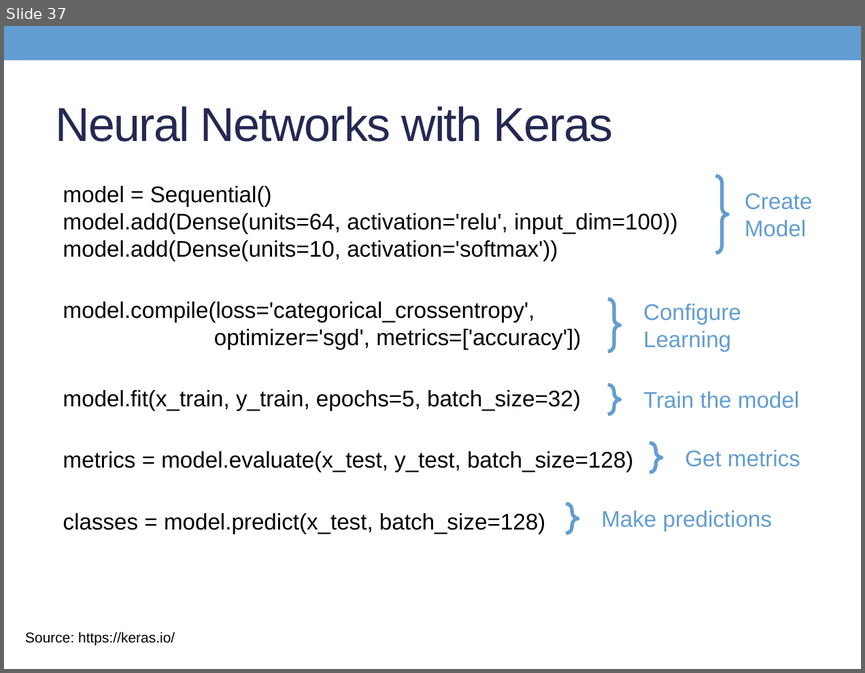
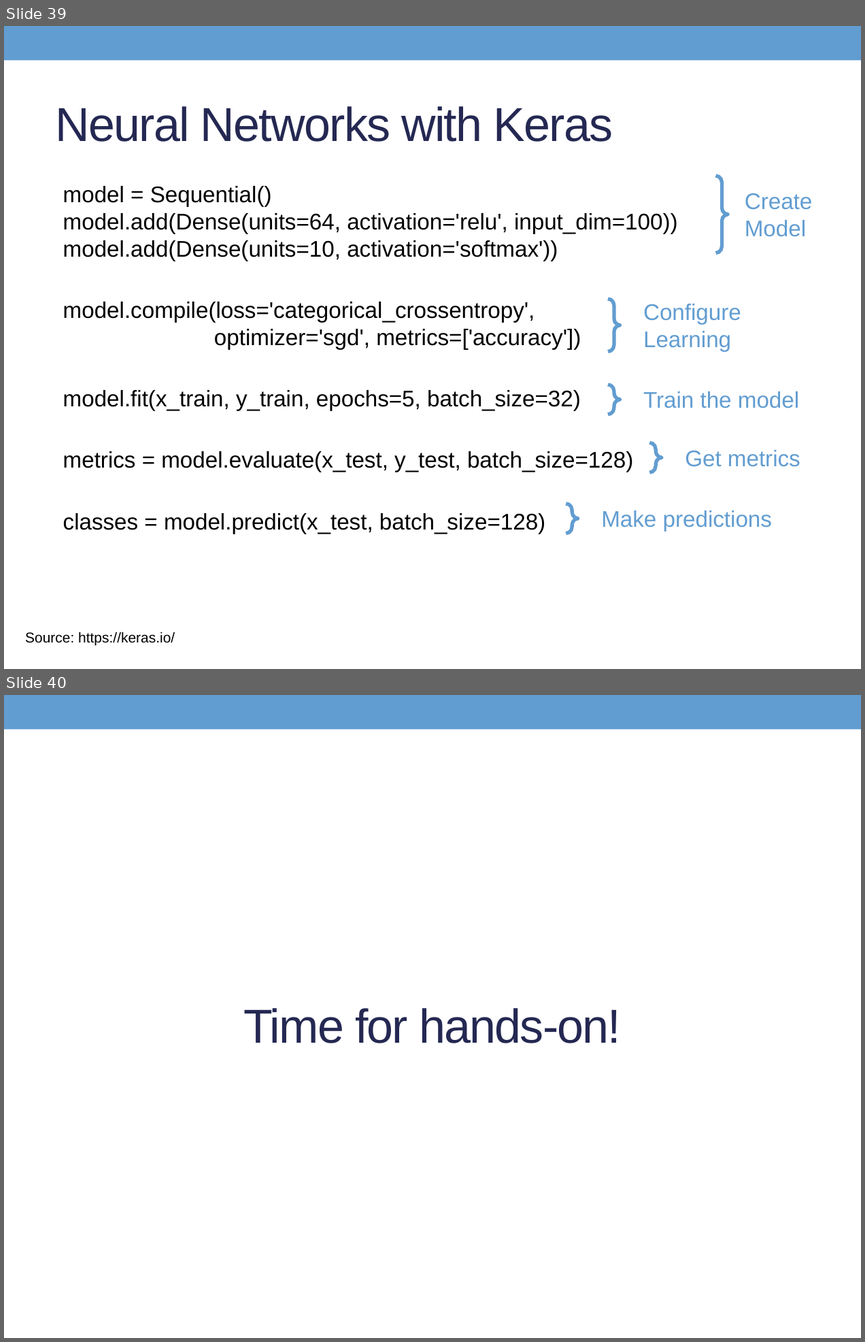
Before and after one commit to thdiaman/deep-learning, a slide deck: presentations/DeepLearningKeras.pptx. Shown one above the other, each under a label of ours: slide 37 before the commit, slides 39 and 40 after it. The pictures are 865x673 and 865x1342 pixels, drawn with LibreOffice and Linux fonts; fonts in the diff are those of the drawing. Boxes give left, top, right and bottom in pixels: in the first picture for what was removed or moved away, otherwise in the second. Text is boxed around its words. In the diff, an @@ line names an element or a change of style, - is before the commit and + after.

```diff
--- a/presentations/DeepLearningKeras.pptx
+++ b/presentations/DeepLearningKeras.pptx
@@ slide 40 added at (4, 695, 861, 1338), background #FFFFFF; not listed: 1 template element that a slide beside it also shows @@
@@ title added at (244, 1008, 621, 1043), 40 pt, text #242852 @@
+Time for hands-on!
@@ what was slide 37 is now slide 39 @@
```
Also in this commit, not shown: 1 slide changed, 2 other slides added, 1 other file.
